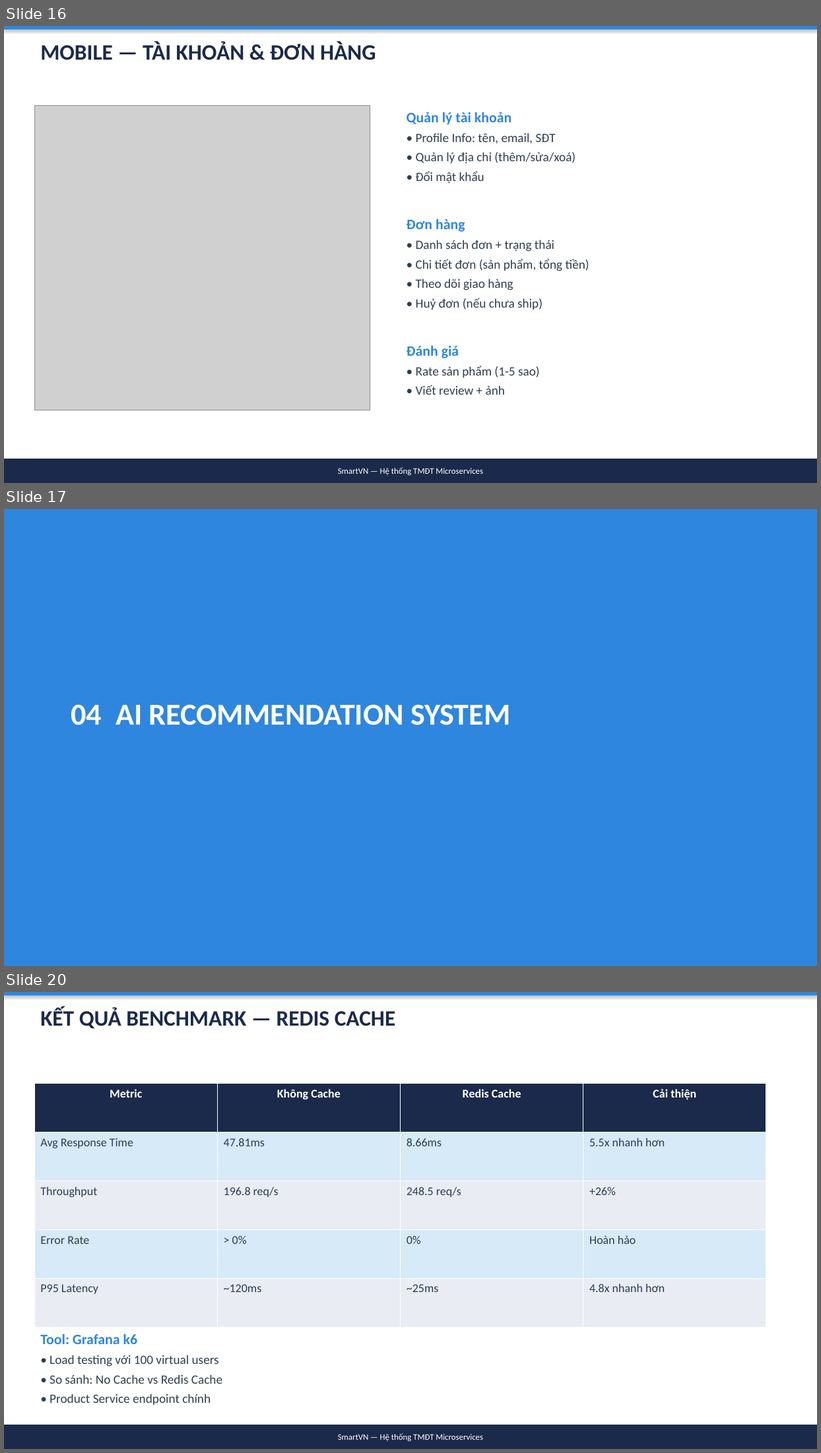
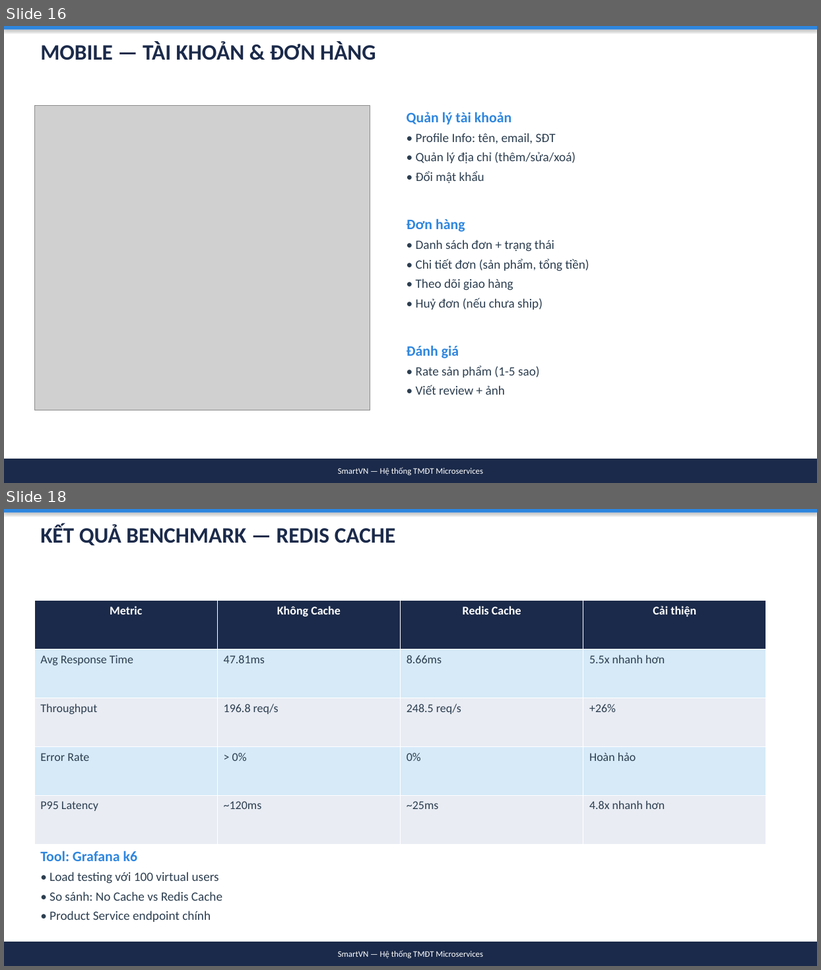
Before and after one commit to simasangggg/smartvn-report, a slide deck: SmartVN-Slides.pptx. Shown one above the other, each under a label of ours: slides 16, 17 and 20 before the commit, slides 16 and 18 after it; the slides between them are not shown. The pictures are 821x1453 and 821x970 pixels, drawn with LibreOffice and Linux fonts; fonts in the diff are those of the drawing; grey boxes stand for pictures. Boxes give left, top, right and bottom in pixels: in the first picture for what was removed or moved away, otherwise in the second. Text is boxed around its words. In the diff, an @@ line names an element or a change of style, - is before the commit and + after.

Commit message:
refactor: Xóa phần AI Recommendation, giảm xuống 21 slides
- Xóa tất cả nội dung liên quan AI/Recommendation (PhoBERT, ALS)
- Xóa Recommend Service khỏi bảng services
- Xóa slide Recommendation System
- Xóa diagrams/seq-recommend.png
- Giảm 23 → 21 slides
- Regenerate DOCX và PPTX

```diff
--- a/SmartVN-Slides.pptx
+++ b/SmartVN-Slides.pptx
@@ slide 17 removed at box(4, 509, 817, 966), background #2E86DE @@
@@ text removed at box(71, 704, 510, 725) @@
-04 AI RECOMMENDATION SYSTEM
@@ what was slide 20 is now slide 18 @@
```
Also in this commit, not shown: 9 slides changed, 1 slide added, 2 other slides removed, 5 other files.
